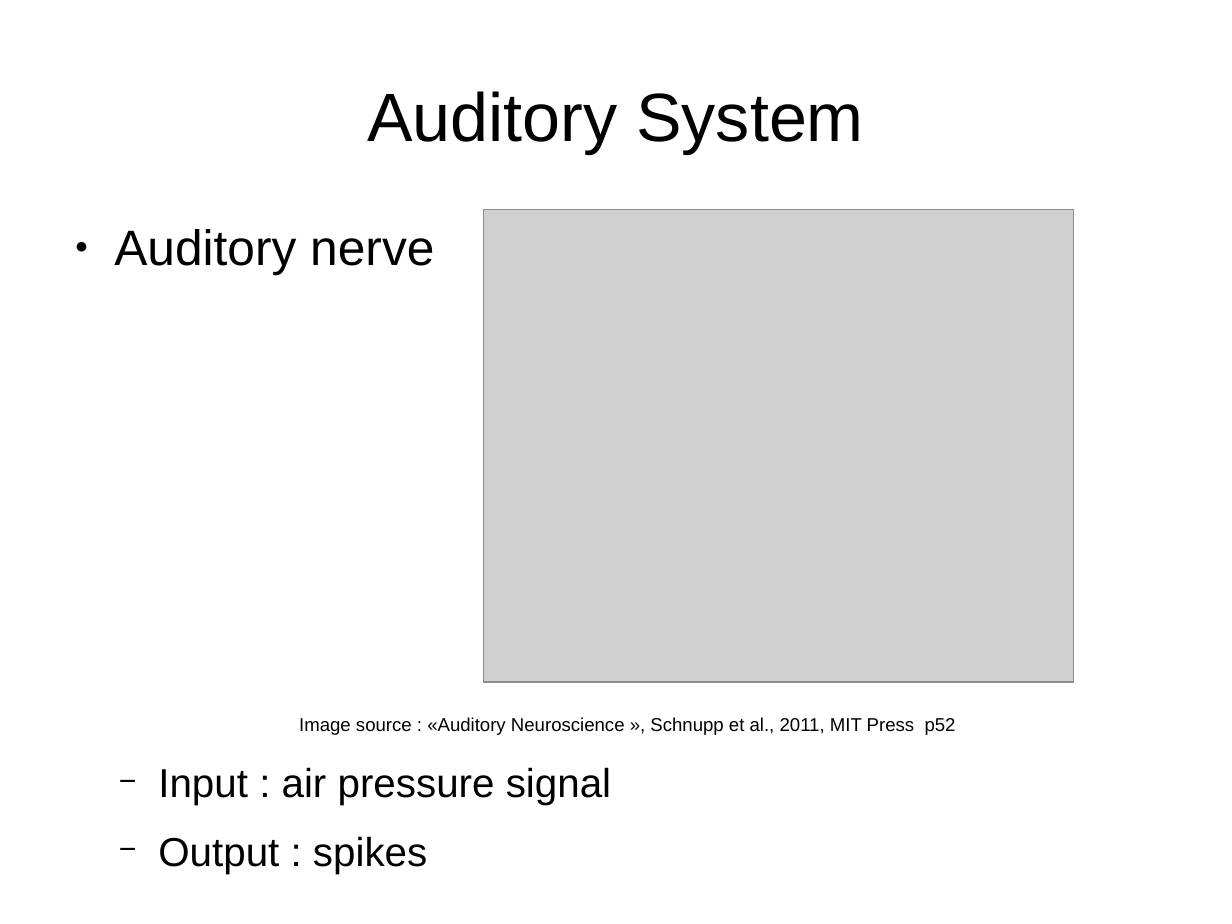
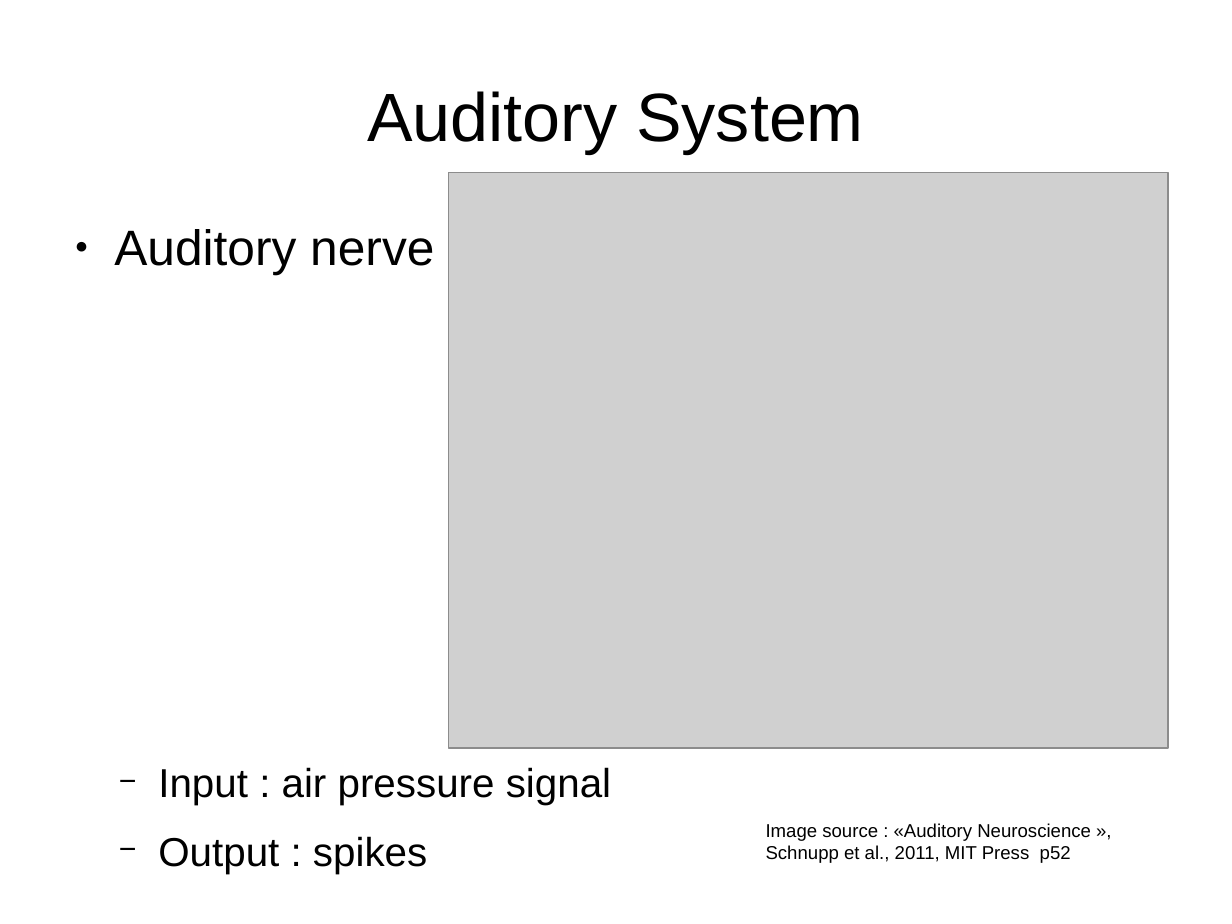
Before and after one commit to MaelleC/auditory-things, a slide deck: slide 4 of presentation/pres1.odp. Drawn at 1232x924 pixels with LibreOffice and Linux fonts; fonts in the diff are those of the drawing; grey boxes stand for pictures. Boxes give left, top, right and bottom in pixels: in the first picture for what was removed or moved away, otherwise in the second. Text is boxed around its words. In the diff, an @@ line names an element or a change of style, - is before the commit and + after.

```diff
--- a/presentation/pres1.odp
+++ b/presentation/pres1.odp
@@ picture: place and size @@
-picture at (484,210,1074,682)
+picture at (449,172,1169,748)
@@ text "Image source : «Auditory Neuroscience ..." rewrapped from (299,717,956,735) to (766,823,1091,863) @@
```
Also in this commit, not shown: 3 other slides changed, 1 slide added, 5 other files.
